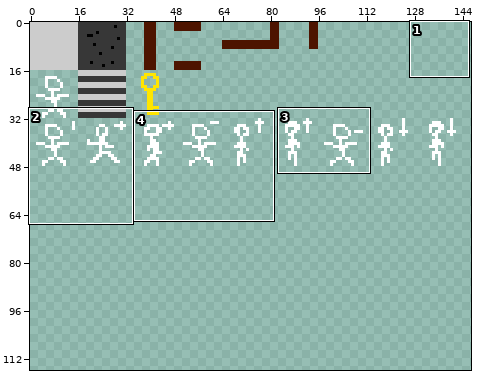
Two versions of one sprite sheet, assets/images/tileset.png. The picture above shows the old version from afar; the outline marks the close-up.
Close-up. Before the commit:
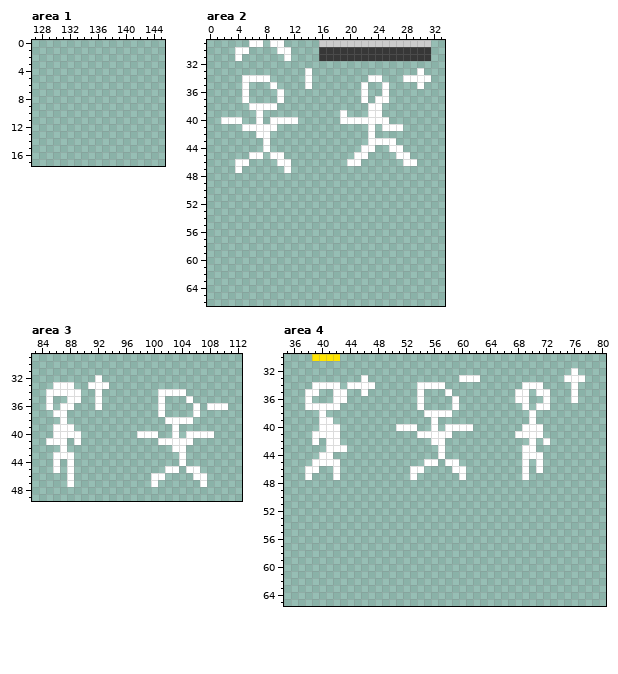
The file is 160x160 pixels. Shown: area 1: x 127..145, y 0..17; area 2: x 0..33, y 29..66; area 3: x 83..112, y 29..49; area 4: x 35..80, y 30..65. The wide view leaves out empty margins. The commit also changed other parts of the picture, which this record leaves out.
New version:
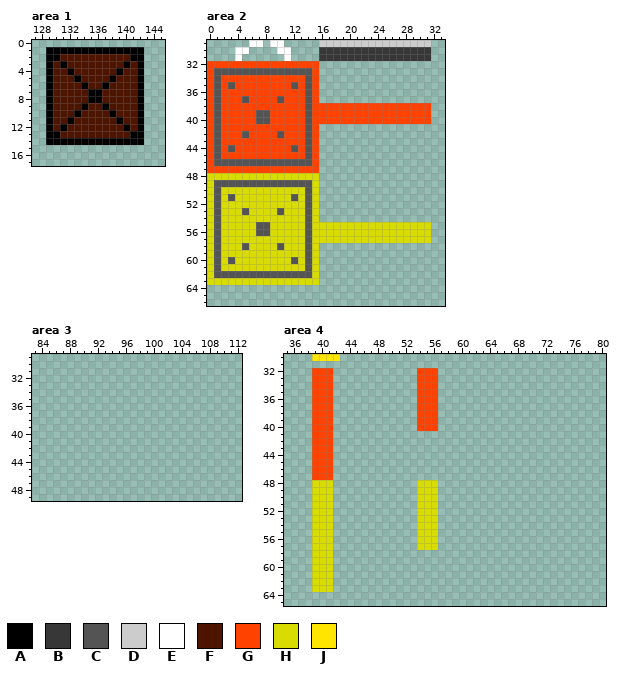
Palette (. is transparent): A #000000  B #373737  C #545454  D #cccccc  E #ffffff  F #4d1400  G #ff4200  H #d8dc00  J #ffe500
The exact change:
Area 1:
y 1: x 129..142 .............. -> AAAAAAAAAAAAAA
y 2: x 129..142 .............. -> AAFFFFFFFFFFAA
y 3: x 129..142 .............. -> AFAFFFFFFFFAFA
y 4: x 129..142 .............. -> AFFAFFFFFFAFFA
y 5: x 129..142 .............. -> AFFFAFFFFAFFFA
y 6: x 129..142 .............. -> AFFFFAFFAFFFFA
y 7..8: x 129..142 .............. -> AFFFFFAAFFFFFA
y 9: x 129..142 .............. -> AFFFFAFFAFFFFA
y 10: x 129..142 .............. -> AFFFAFFFFAFFFA
y 11: x 129..142 .............. -> AFFAFFFFFFAFFA
y 12: x 129..142 .............. -> AFAFFFFFFFFAFA
y 13: x 129..142 .............. -> AAFFFFFFFFFFAA
y 14: x 129..142 .............. -> AAAAAAAAAAAAAA
Area 2:
y 32: x 0..15 ................ -> GGGGGGGGGGGGGGGG
y 33: x 0..15 ..............E. -> GCCCCCCCCCCCCCCG; x 30 E -> .
y 34: x 0..15 .....EEEE.....E. -> GCGGGGGGGGGGGGCG; x 23..24 EE -> ..; x 28..31 EEEE -> ....
y 35: x 0..15 .....E...E....E. -> GCGCGGGGGGGGCGCG; x 22 E -> .; x 25 E -> .; x 30 E -> .
y 36: x 0..15 .....E....E..... -> GCGGGGGGGGGGGGCG; x 22 E -> .; x 25 E -> .
y 37: x 0..15 .....E....E..... -> GCGGGCGGGGCGGGCG; x 22 E -> .; x 24..25 EE -> ..
y 38: x 0..31 ......EEEE.............EE....... -> GCGGGGGGGGGGGGCGGGGGGGGGGGGGGGGG
y 39: x 0..31 .......E...........E...EE....... -> GCGGGGGCCGGGGGCGGGGGGGGGGGGGGGGG
y 40: x 0..31 ..EEE..E.EEEE......EEEEEEE...... -> GCGGGGGCCGGGGGCGGGGGGGGGGGGGGGGG
y 41: x 0..15 .....EEEEE...... -> GCGGGGGGGGGGGGCG; x 23 E -> .; x 25..27 EEE -> ...
y 42: x 0..15 .......EE....... -> GCGGGCGGGGCGGGCG; x 23 E -> .
y 43: x 0..15 ........E....... -> GCGGGGGGGGGGGGCG; x 23..26 EEEE -> ....
y 44: x 0..15 ........E....... -> GCGCGGGGGGGGCGCG; x 22..23 EE -> ..; x 26..27 EE -> ..
y 45: x 0..15 ......EE.EE..... -> GCGGGGGGGGGGGGCG; x 21..22 EE -> ..; x 27..28 EE -> ..
y 46: x 0..15 ....EE....EE.... -> GCCCCCCCCCCCCCCG; x 20..21 EE -> ..; x 28..29 EE -> ..
y 47: x 0..15 ....E......E.... -> GGGGGGGGGGGGGGGG
y 48: x 0..15 ................ -> HHHHHHHHHHHHHHHH
y 49: x 0..15 ................ -> HCCCCCCCCCCCCCCH
y 50: x 0..15 ................ -> HCHHHHHHHHHHHHCH
y 51: x 0..15 ................ -> HCHCHHHHHHHHCHCH
y 52: x 0..15 ................ -> HCHHHHHHHHHHHHCH
y 53: x 0..15 ................ -> HCHHHCHHHHCHHHCH
y 54: x 0..15 ................ -> HCHHHHHHHHHHHHCH
y 55..56: x 0..31 ................................ -> HCHHHHHCCHHHHHCHHHHHHHHHHHHHHHHH
y 57: x 0..31 ................................ -> HCHHHHHHHHHHHHCHHHHHHHHHHHHHHHHH
y 58: x 0..15 ................ -> HCHHHCHHHHCHHHCH
y 59: x 0..15 ................ -> HCHHHHHHHHHHHHCH
y 60: x 0..15 ................ -> HCHCHHHHHHHHCHCH
y 61: x 0..15 ................ -> HCHHHHHHHHHHHHCH
y 62: x 0..15 ................ -> HCCCCCCCCCCCCCCH
y 63: x 0..15 ................ -> HHHHHHHHHHHHHHHH
Area 3:
y 32: x 92 E -> .
y 33: x 86..88 EEE -> ...; x 91..93 EEE -> ...
y 34: x 85..89 EEEEE -> .....; x 92 E -> .; x 101..104 EEEE -> ....
y 35: x 85 E -> .; x 88..89 EE -> ..; x 92 E -> .; x 101 E -> .; x 105 E -> .
y 36: x 85 E -> .; x 87..88 EE -> ..; x 92 E -> .; x 101 E -> .; x 106 E -> .; x 108..110 EEE -> ...
y 37: x 86..87 EE -> ..; x 101 E -> .; x 106 E -> .
y 38: x 87 E -> .; x 102..105 EEEE -> ....
y 39: x 86..88 EEE -> ...; x 103 E -> .
y 40: x 86..89 EEEE -> ....; x 98..100 EEE -> ...; x 103 E -> .; x 105..108 EEEE -> ....
y 41: x 85..87 EEE -> ...; x 89 E -> .; x 101..105 EEEEE -> .....
y 42: x 87 E -> .; x 103..104 EE -> ..
y 43: x 86..88 EEE -> ...; x 104 E -> .
y 44: x 86 E -> .; x 88 E -> .; x 104 E -> .
y 45: x 86 E -> .; x 88 E -> .; x 102..103 EE -> ..; x 105..106 EE -> ..
y 46: x 88 E -> .; x 100..101 EE -> ..; x 106..107 EE -> ..
y 47: x 88 E -> .; x 100 E -> .; x 107 E -> .
Area 4:
y 32: x 39..41 ... -> GGG; x 54..56 ... -> GGG; x 76 E -> .
y 33: x 39..41 ... -> GGG; x 46 E -> .; x 54..56 ... -> GGG; x 60..62 EEE -> ...; x 75..77 EEE -> ...
y 34: x 39..42 EEEE -> GGG.; x 44..47 EEEE -> ....; x 54..57 EEEE -> GGG.; x 69..71 EEE -> ...; x 76 E -> .
y 35: x 38..43 EE..EE -> .GGG..; x 46 E -> .; x 54..56 E.. -> GGG; x 58 E -> .; x 68..69 EE -> ..; x 71..72 EE -> ..; x 76 E -> .
y 36: x 38..43 E...EE -> .GGG..; x 54..56 E.. -> GGG; x 59 E -> .; x 68..69 EE -> ..; x 72 E -> .; x 76 E -> .
y 37: x 38..42 EEEEE -> .GGG.; x 54..56 E.. -> GGG; x 59 E -> .; x 69 E -> .; x 71..72 EE -> ..
y 38: x 39..41 .E. -> GGG; x 54..58 .EEEE -> GGG..; x 70 E -> .
y 39: x 39..41 .EE -> GGG; x 54..56 ..E -> GGG; x 70 E -> .
y 40: x 39..42 .EEE -> GGG.; x 51..56 EEE..E -> ...GGG; x 58..61 EEEE -> ....; x 69..71 EEE -> ...
y 41: x 39..42 EEEE -> GGG.; x 54..58 EEEEE -> .....; x 68..71 EEEE -> ....
y 42: x 39..42 E.EE -> GGG.; x 56..57 EE -> ..; x 70 E -> .; x 72 E -> .
y 43: x 39..43 ..EEE -> GGG..; x 57 E -> .; x 69..70 EE -> ..
y 44: x 39..41 .EE -> GGG; x 57 E -> .; x 69..71 EEE -> ...
y 45: x 39..42 EEEE -> GGG.; x 55..56 EE -> ..; x 58..59 EE -> ..; x 69 E -> .; x 71 E -> .
y 46: x 38..42 EE..E -> .GGG.; x 53..54 EE -> ..; x 59..60 EE -> ..; x 69 E -> .; x 71 E -> .
y 47: x 38..42 E...E -> .GGG.; x 53 E -> .; x 60 E -> .; x 69 E -> .
y 48..57: x 39..41 ... -> HHH; x 54..56 ... -> HHH
y 58..63: x 39..41 ... -> HHH
